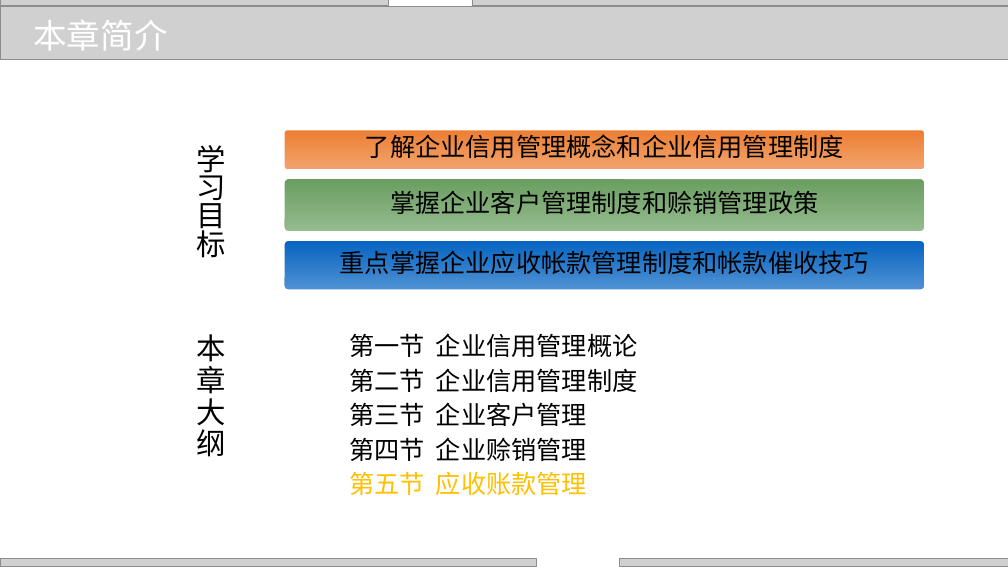
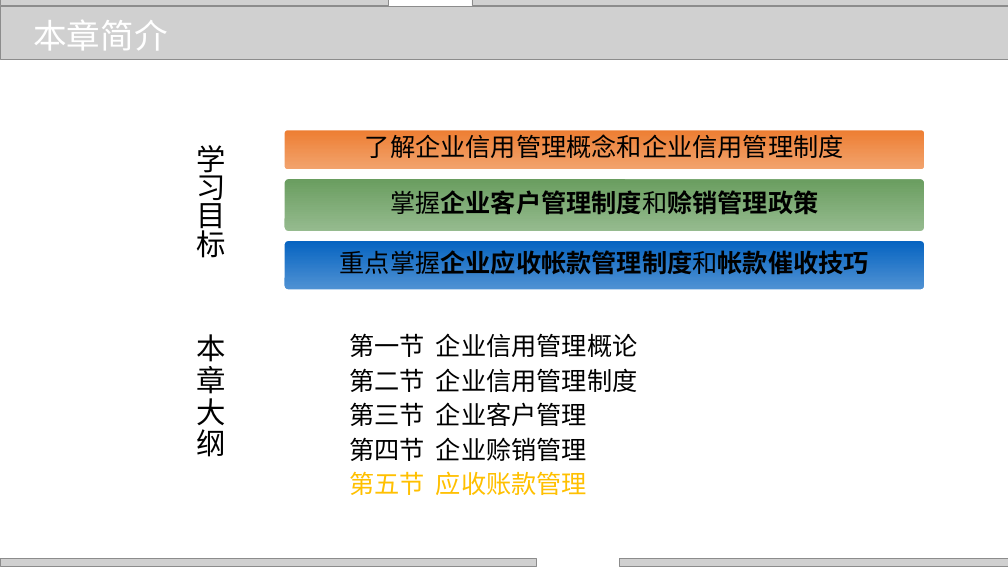
Before and after one commit to zhangjianzhang/internet_credit, a slide deck: slide 2 of files/slides/lecture_11.pptx. Drawn at 1008x567 pixels with LibreOffice and Linux fonts; fonts in the diff are those of the drawing; grey boxes stand for pictures; background and template pictures are left out. Boxes give left, top, right and bottom in pixels: in the first picture for what was removed or moved away, otherwise in the second. Text is boxed around its words. In the diff, an @@ line names an element or a change of style, - is before the commit and + after.

```diff
--- a/files/slides/lecture_11.pptx
+++ b/files/slides/lecture_11.pptx
@@ rounded rectangle "掌握企业客户管理制度和赊销管理政策" at box(284, 178, 926, 232): bold on in "掌握企业客户管理制度和赊销管理政策" @@
@@ rounded rectangle "重点掌握企业应收帐款管理制度和帐款催收技巧" at box(284, 240, 926, 290): bold on in "重点掌握企业应收帐款管理制度和帐款催收技巧" @@
```
Also in this commit, not shown: 23 other slides changed, 5 other files.
